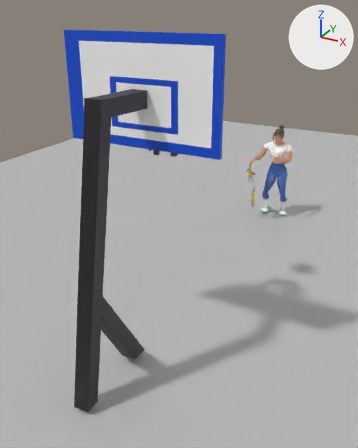
One commit to the FBX model Assets/Нейротехнолоджи project/Models/woman/Мяч/myach ne popala.fbx: the scene before it, then after it.
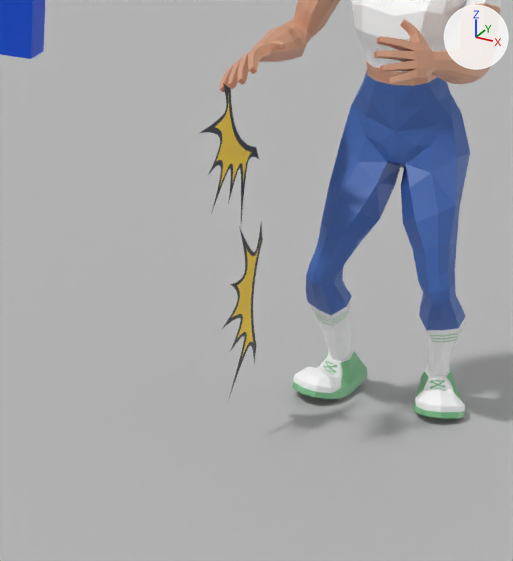
There are two pictures of each version: one whole from a 50 mm lens placed at (0.531, -1.719, 0.727), pointed at (-0.05, -0.663, 0.199), one close up on the part from 60% to 82% of the width and 34% to 53% of the height. Arrows for +X, +Y and +Z are at upper right; the lights stay in place. The last two pictures show the newer version. Both versions are drawn at frame 44 of the action 'Take 001'; the numbers are the values there.

In view in the first close-up: 'WOMAN_MOOOOOOO:woman_Cube', 'pCube1', 'pPlane1', 'pasted__pPlane2', 'pasted__pPlane2.001'.
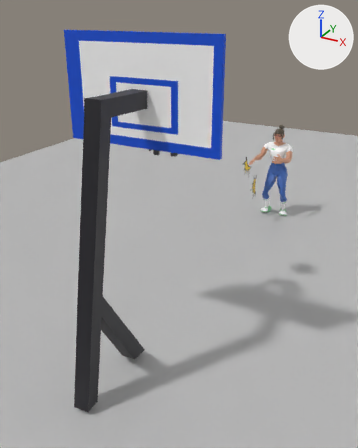
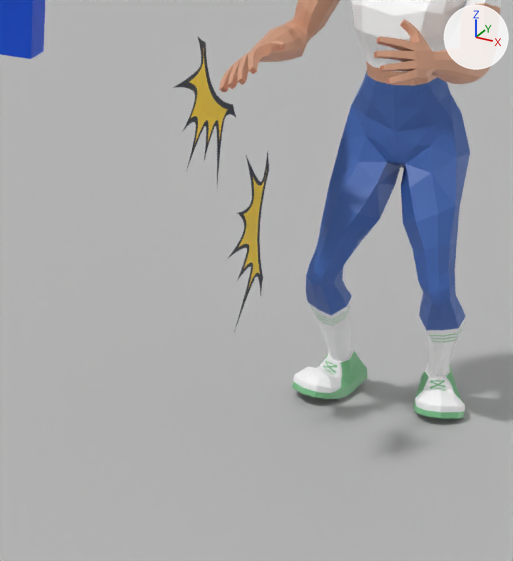
Edits to the bpy script that builds the scene:
```text
Change ob_pasted__pplane2:
    ob_pasted__pplane2.location: (22.57, 0.0, -8.252) -> (12.17, 0.0, -10.38)
Change ob_pasted__pplane2_001:
    ob_pasted__pplane2_001.location: (7.987, 0.0, 0.247) -> (0.0, 0.0, 0.0)
```

Location of each change, (x1, y1, x2, y2) in pixels of the close-ups (513 x 561 px):
'pasted__pPlane2', moved: before (200, 83, 259, 222); after (173, 37, 236, 184)
'pasted__pPlane2.001', moved: before (223, 225, 263, 403); after (227, 152, 269, 332)
